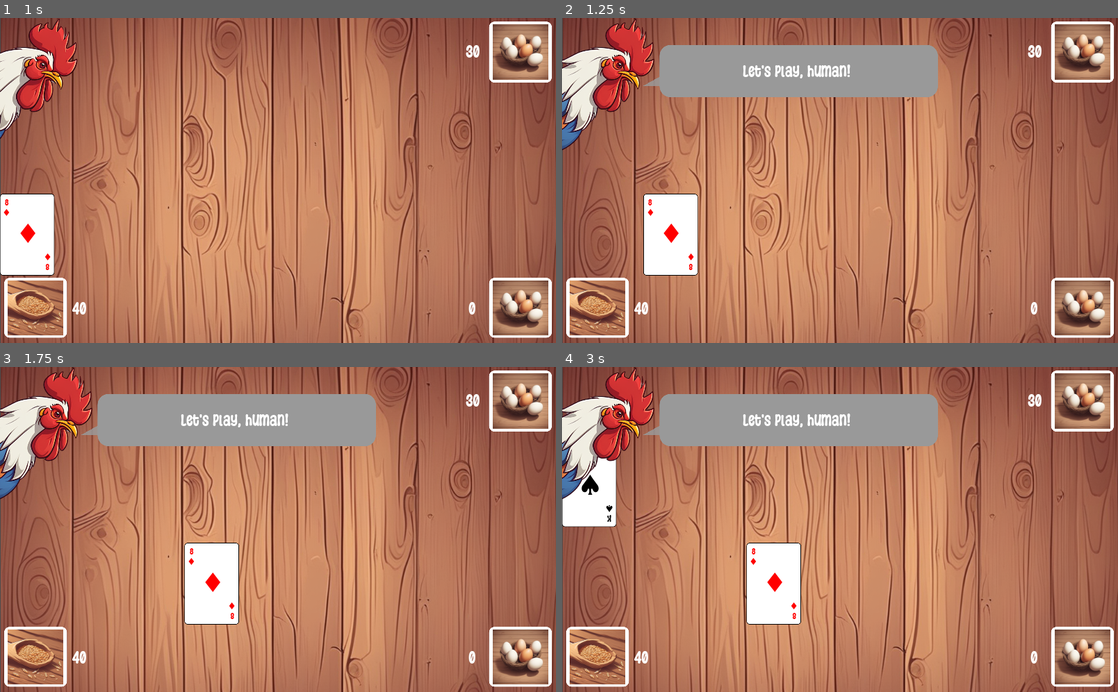
Above: before the commit, frames 1-4 (two rows, left to right).
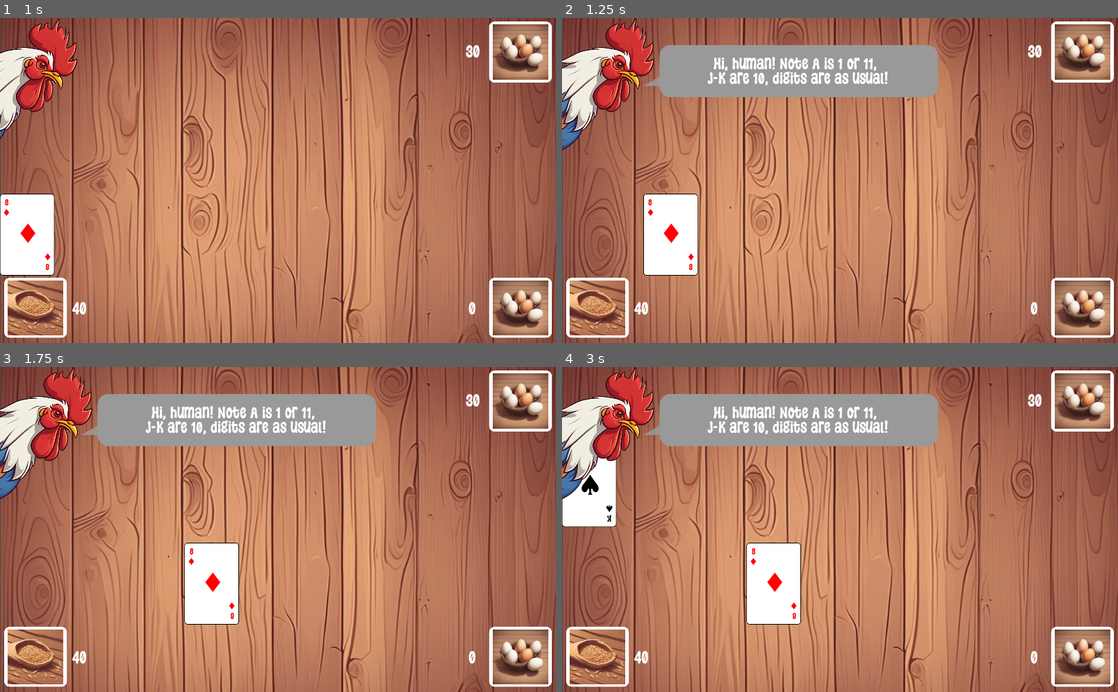
Above: after the commit, the same moments.

Repository: yakushev85/BlackJackWithChicken
Game: Godot game, scene res://StartScreen.tscn
The game is run twice, just before and just after one commit, with the same random seed, the same clock (stepped at 60 frames per second) and the same inputs.
Inputs (mouse positions are in pixels of both pictures, inside the frame that each line leads up to):
- Up to frame 1 (1 s): click "START" at 0.5 s
- Up to frame 2 (1.25 s): no input
- Up to frame 3 (1.75 s): move the mouse to (400, 513) at 1.27 s; click (400, 513) at 1.42 s
- Up to frame 4 (3 s): tap Enter at 2 s; move the mouse to (728, 545) at 2.02 s; click (728, 545) at 2.17 s; tap Space at 2.75 s; move the mouse to (895, 458) at 2.77 s; click (895, 458) at 2.92 s

Frame 1 is identical in both runs. In frame 2, 1.4% of the frame differs, in the area x 26-59%, y 11-21%; in frame 3, 1.4%; in frame 4, 1.4%.

Commit message:
update labels

Diff:
--- a/app/GameTable.gd
+++ b/app/GameTable.gd
@@ -46,14 +46,18 @@
 	$ControlsUI/PlayerGrainsLabel.text = str(player_grains)
 	$ControlsUI/ChickenEggsLabel.text = str(chicken_eggs)
 
-	init_round()
+	init_round(true)
 
 	$BgMusicPlayer.play()
 	$PlayerLossAudioPlayer.play()
 
 
-func init_round():
-	show_message("Let's play, human!")
+func init_round(is_first=false):
+	if is_first:
+		show_message("""Hi, human! Note A is 1 or 11,
+		J-K are 10, digits are as usual!""")
+	else:
+		show_message("Let's play, human!")
 	is_first_turn = true
 	is_not_doubled = true
 	init_deck()
@@ -393,6 +397,14 @@
 		grain_hint.set_damage_message(str(hvalue))
 
 
+func show_touch_msg(tpos: Vector2, tmsg: String, vorientation=true):
+	var msg_obj = message_hint_type.instance()
+	msg_obj.position = tpos
+	msg_obj.set_orientation_drop(vorientation)
+	add_child(msg_obj)
+	msg_obj.set_heal_message(tmsg)
+
+
 func _on_GameStepTimer_timeout():
 	exec_do_array()
 
@@ -448,6 +460,7 @@
 		var distance_to_rat = (event.position as Vector2).distance_to($RatSprite.position)
 		if distance_to_rat < 30:
 			$TimersGroup/RatTimer.stop()
+			show_touch_msg(event.position, "Caught!", false)
 			hide_rat()
 
 		var distance_to_chick = (event.position as Vector2).distance_to($ChickSprite.position)
@@ -456,6 +469,7 @@
 			hide_chick()
 			player_won_eggs = player_won_eggs + 1
 			show_message_hint($ControlsUI/PlayerEggs, 1, false)
+			show_touch_msg(event.position, "Caught!", true)
 			update_values()
 
 
